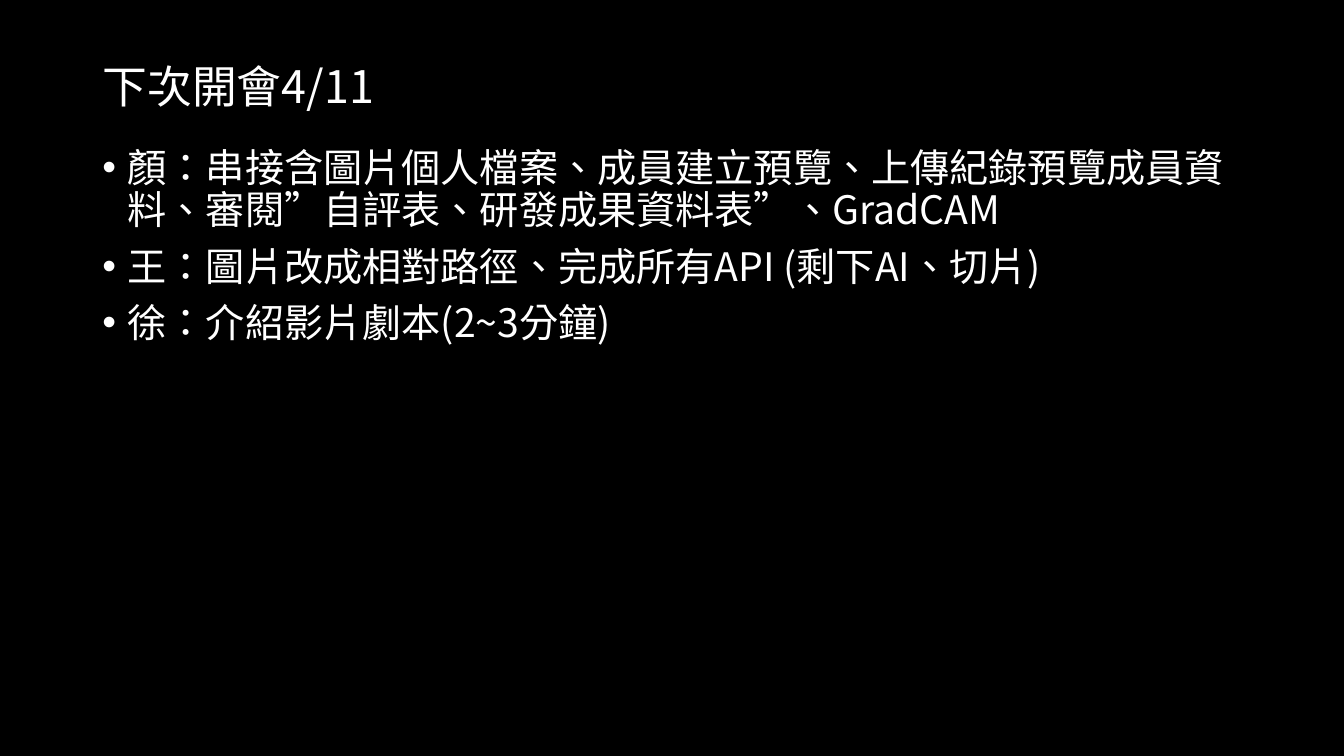
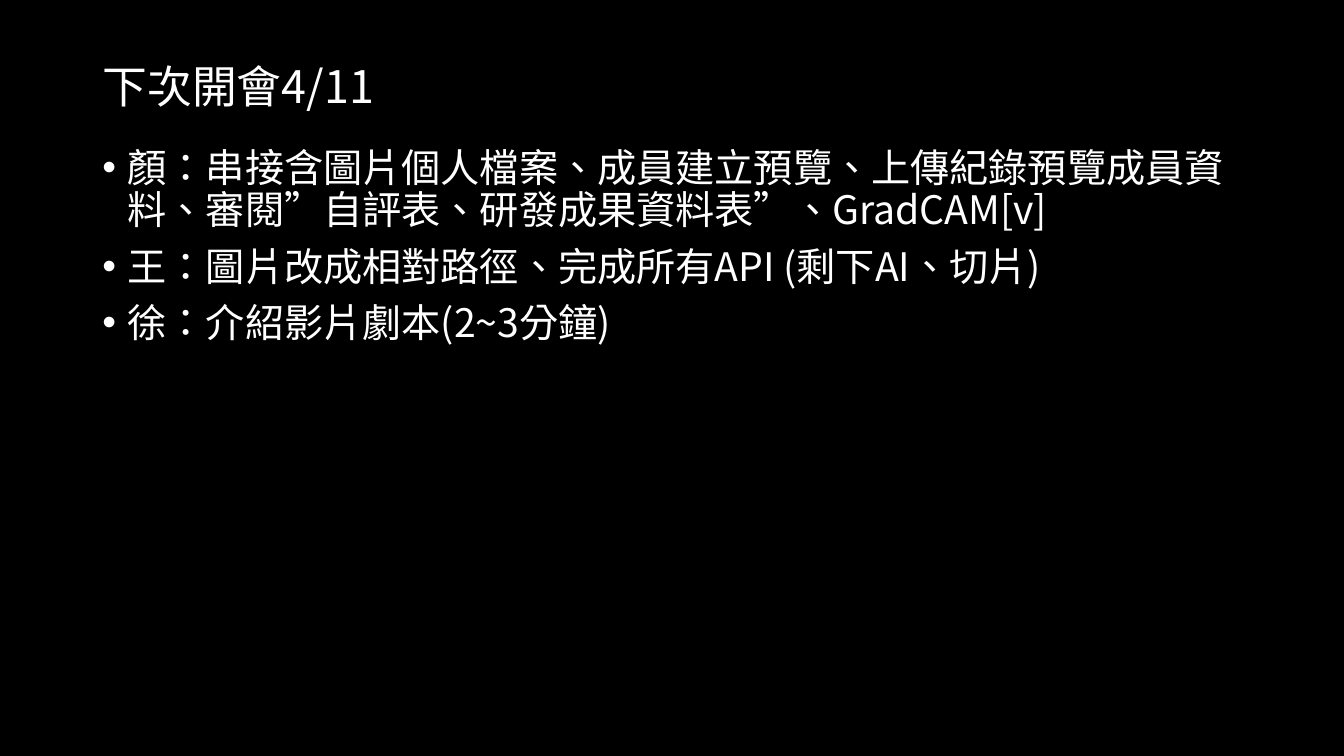
Before and after one commit to 1leo23/Product-packaging, a slide deck: slide 19 of 會議記錄/會議記錄.pptx. Drawn at 1344x756 pixels with LibreOffice and Linux fonts; fonts in the diff are those of the drawing. Boxes give left, top, right and bottom in pixels: in the first picture for what was removed or moved away, otherwise in the second. Text is boxed around its words. In the diff, an @@ line names an element or a change of style, - is before the commit and + after.

Commit message:
前端圖片相關API串接

```diff
--- a/會議記錄/會議記錄.pptx
+++ b/會議記錄/會議記錄.pptx
@@ text at box(128, 149, 1224, 231): text changed @@
-• 顏：串接含圖片個人檔案、成員建立預覽、上傳紀錄預覽成員資料、審閱”自評表、研發成果資料表”、GradCAM
+• 顏：串接含圖片個人檔案、成員建立預覽、上傳紀錄預覽成員資料、審閱”自評表、研發成果資料表”、GradCAM[v]
```
Also in this commit, not shown: 20 other files.
